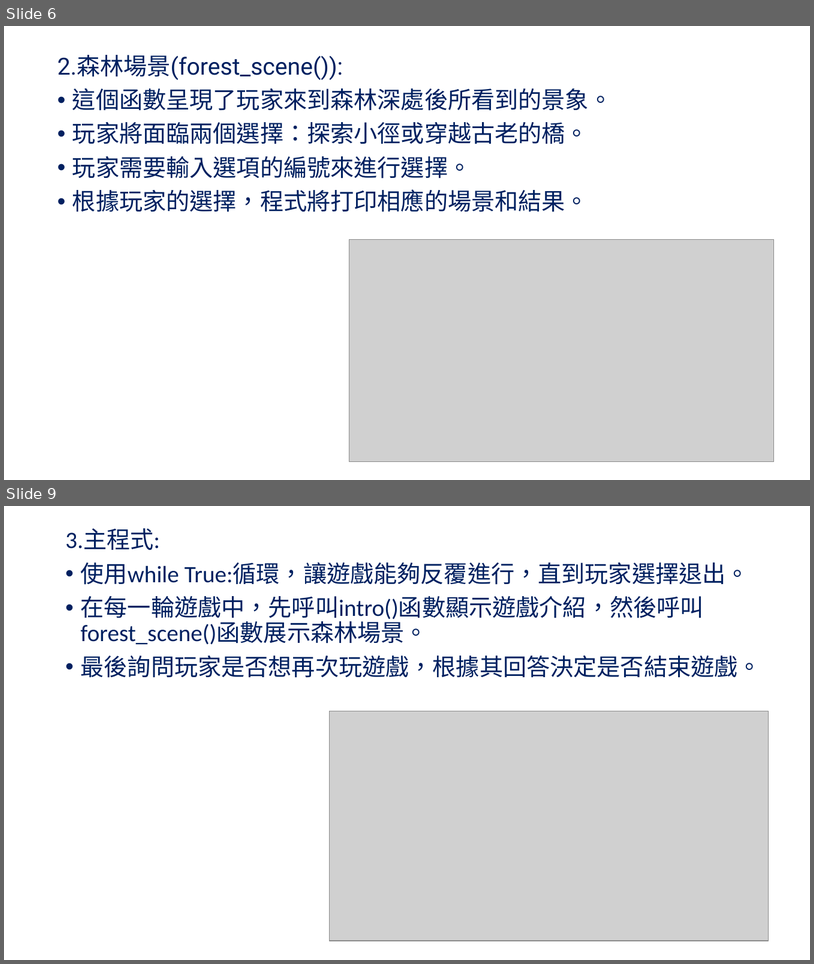
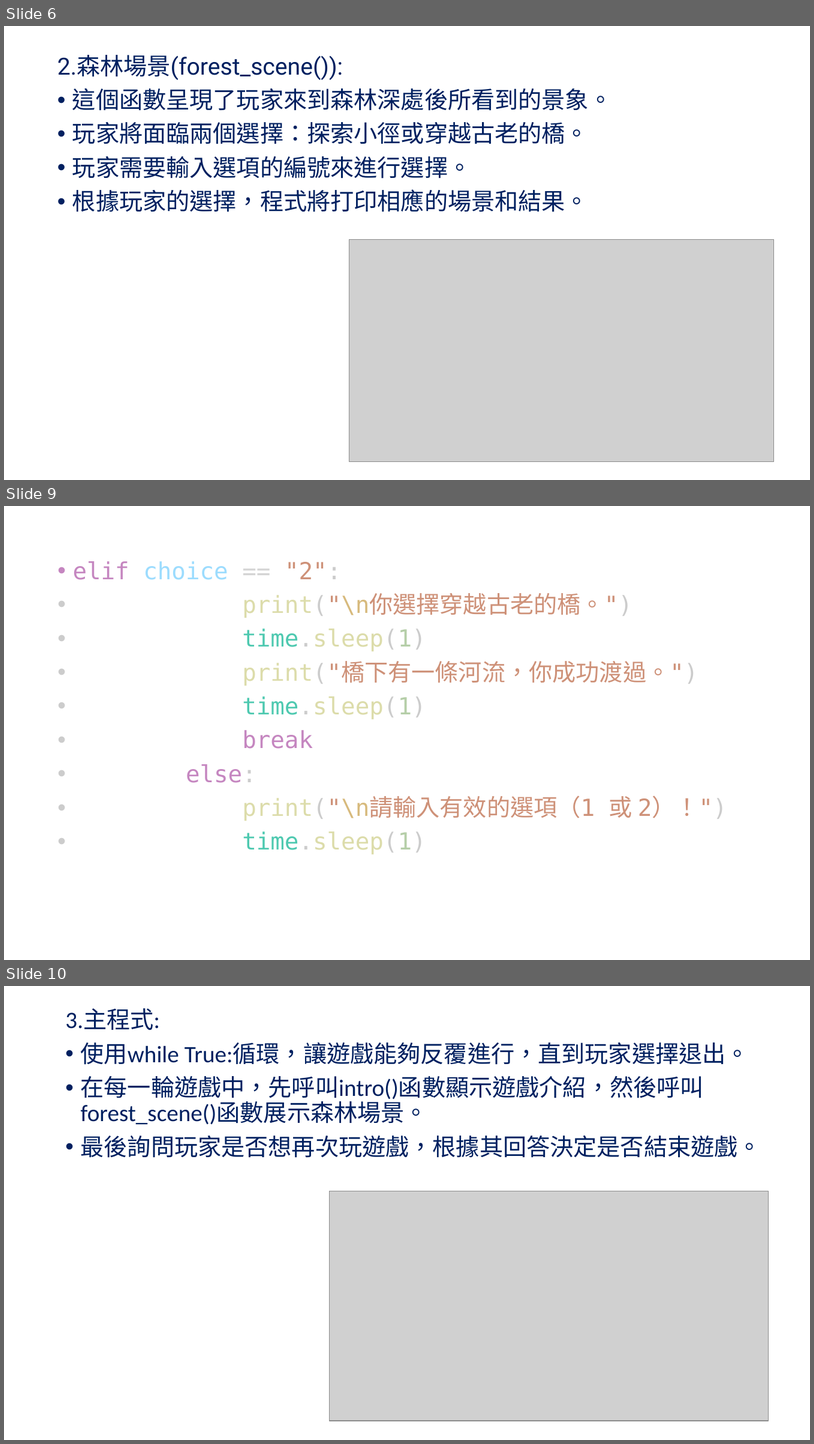
Before and after one commit to lanlan0214/pythontttt, a slide deck: 設計的奇幻世界.pptx. Shown one above the other, each under a label of ours: slides 6 and 9 before the commit, slides 6, 9 and 10 after it; the slides between them are not shown. The pictures are 814x964 and 814x1444 pixels, drawn with LibreOffice and Linux fonts; fonts in the diff are those of the drawing; grey boxes stand for pictures. Boxes give left, top, right and bottom in pixels: in the first picture for what was removed or moved away, otherwise in the second. Text is boxed around its words. In the diff, an @@ line names an element or a change of style, - is before the commit and + after.

```diff
--- a/設計的奇幻世界.pptx
+++ b/設計的奇幻世界.pptx
@@ slide 9 added at box(4, 506, 810, 960), background #FFFFFF @@
@@ text added at box(73, 561, 728, 854), 28 pt, text #CE9178 @@
+• elif choice == "2":
+• print("\n你選擇穿越古老的橋。")
+• time.sleep(1)
+• print("橋下有一條河流，你成功渡過。")
+• time.sleep(1)
+• break
+• else:
+• print("\n請輸入有效的選項（1 或 2）！")
+• time.sleep(1)
@@ what was slide 9 is now slide 10 @@
```
Also in this commit, not shown: 2 slides changed, 6 other files.
